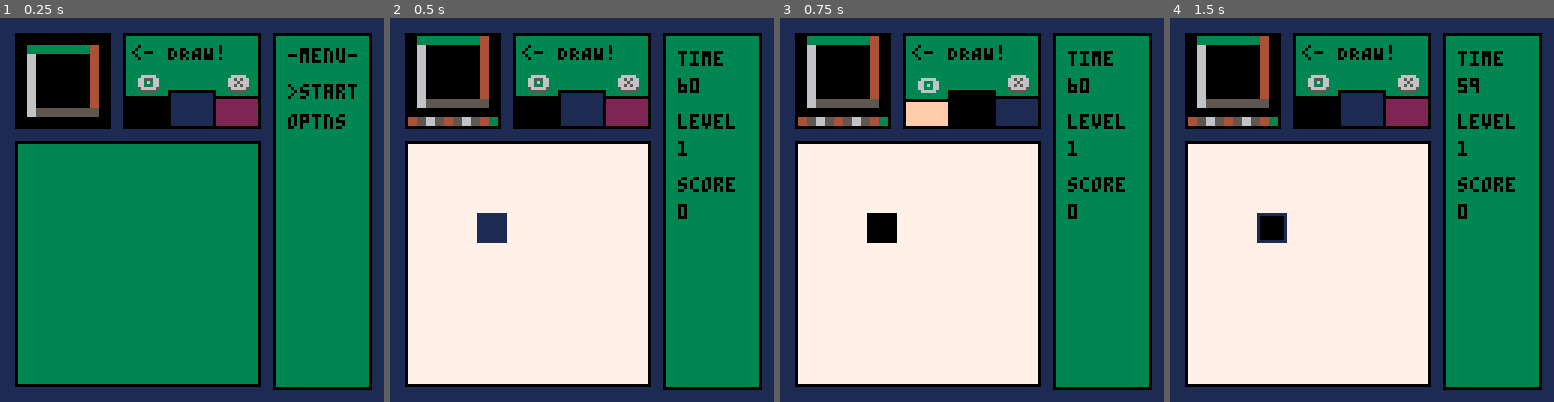
Above: before the commit, frames 1-4 (left to right).
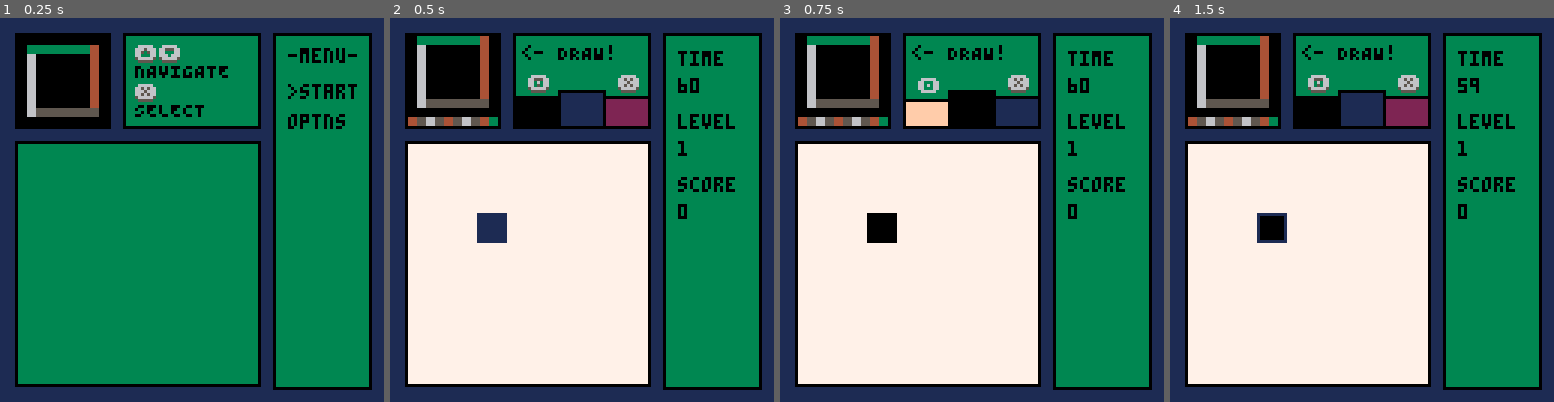
Above: after the commit, the same moments.

Repository: appellatebaton0/siege-6
Game: PICO-8 cartridge siege6.p8
The game is run twice, just before and just after one commit, with the same random seed, the same clock (stepped at 60 frames per second) and the same inputs.
Inputs:
- Up to frame 1 (0.25 s): no input
- Up to frame 2 (0.5 s): tap X (X key) at 0.33 s
- Up to frame 3 (0.75 s): tap O (Z key) at 0.7 s
- Up to frame 4 (1.5 s): tap X (X key) at 1.07 s

The runs differ from the first frame. In frame 1, 4.2% of the frame differs, in the area x 32-68%, y 7-29%; in frame 2, nothing differs; in frame 3, nothing differs; in frame 4, nothing differs.

Commit message:
v0.14 - Menu Instructions
Added basic instructions on how to use the menu to the directions pane when you're in the menu.

Diff:
--- a/siege6.lua
+++ b/siege6.lua
@@ -220,37 +220,45 @@
 
         offset = {x=this.x, y=this.y + 19}
 
-        xc = 6 if btn(5) then xc = 5 end
-        oc = 6 if btn(4) then oc = 5 end
+        xy = 0 if btn(5) then xy = 1 end
+        oy = 0 if btn(4) then oy = 1 end
 
         print("<- DRAW!", this.x + 3, this.y + 4, 0)
 
         print("🅾️", offset.x + 5,  offset.y - 4, 5)
         print("❎", offset.x + 35, offset.y - 4, 5)
 
-        print("🅾️", offset.x + 5,  offset.y - oc + 1, 6)
-        print("❎", offset.x + 35, offset.y - xc + 1, 6)
+        print("🅾️", offset.x + 5,  offset.y - 5 + oy, 6)
+        print("❎", offset.x + 35, offset.y - 5 + xy, 6)
 
         // Display prev. cur. nex. colors.
-
-
-        rectbord(offset.x,      offset.y - oc + 8, offset.x + 15, offset.y + 12, this.colors.last,    0)
-        rectline(offset.x + 15, offset.y, 15, 12, this.colors.current, 0)
-        rectbord(offset.x + 30, offset.y - xc + 8, offset.x + 45, offset.y + 12, this.colors.next,    0)
-        //
-
-
-
-
-
-        //rectline(this.x,      this.y + 23, 15, this.sy, this.colors.last, 0)
-        //rectline(this.x + 15, this.y + 23, 29, this.sy, this.colors.current, 0)
-        //rectline(this.x + 29, this.y + 23, 45, this.sy, this.colors.next, 0)
+        rectbord(offset.x,      offset.y + 2 + oy, offset.x + 15, offset.y + 12, this.colors.last,    0)
+        rectline(offset.x + 15, offset.y,          15,            12,            this.colors.current, 0)
+        rectbord(offset.x + 30, offset.y + 2 + xy, offset.x + 45, offset.y + 12, this.colors.next,    0)
+    end,
+
+    display_instructions=function(this)
+        print("⬆️⬇️", this.x + 4, this.y + 5, 5)
+
+        dy = 0 if btn(3) or btn(1) then dy = 1 end
+        uy = 0 if btn(2) or btn(0) then uy = 1 end
+
+        print("⬇️", this.x + 12,  this.y + 4 + dy, 6)
+        print("⬆️", this.x + 4, this.y + 4 + uy, 6)
+
+        print("NAVIGATE", this.x + 4, this.y + 10, 0)
+
+        xy = 0 if btn(5) then xy = 1 end
+
+        print("❎", this.x + 4, this.y + 18, 5)
+        print("❎", this.x + 4, this.y + 17 + xy, 6)
+
+        print("SELECT", this.x + 4, this.y + 23, 0)
     end,
 
     _draw=function(this)
         rectline(this.x, this.y, this.sx, this.sy, 3, 0)
-        this:display_colors()
+        if state.in_menu then this:display_instructions() else this:display_colors() end
     end
 }
 
